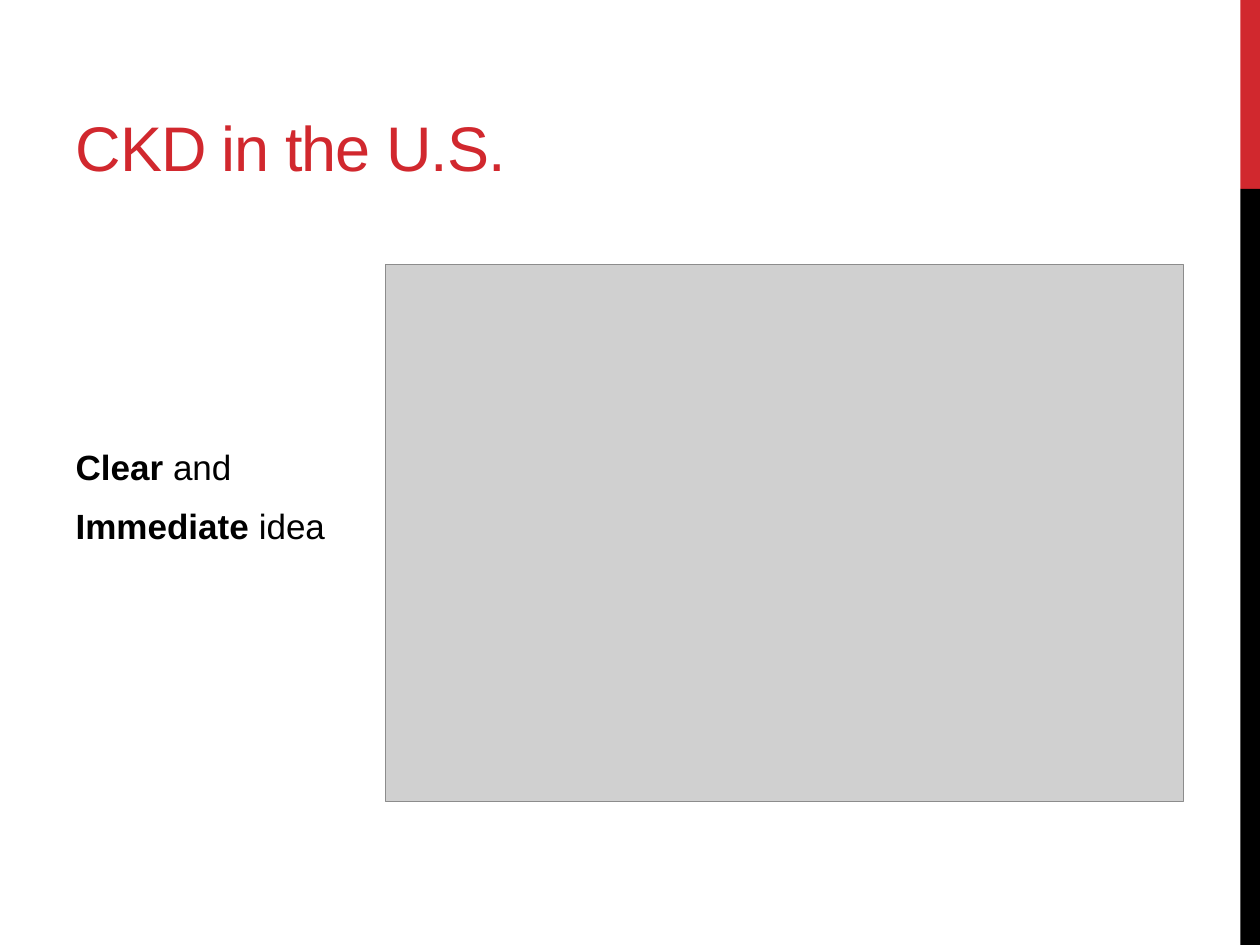
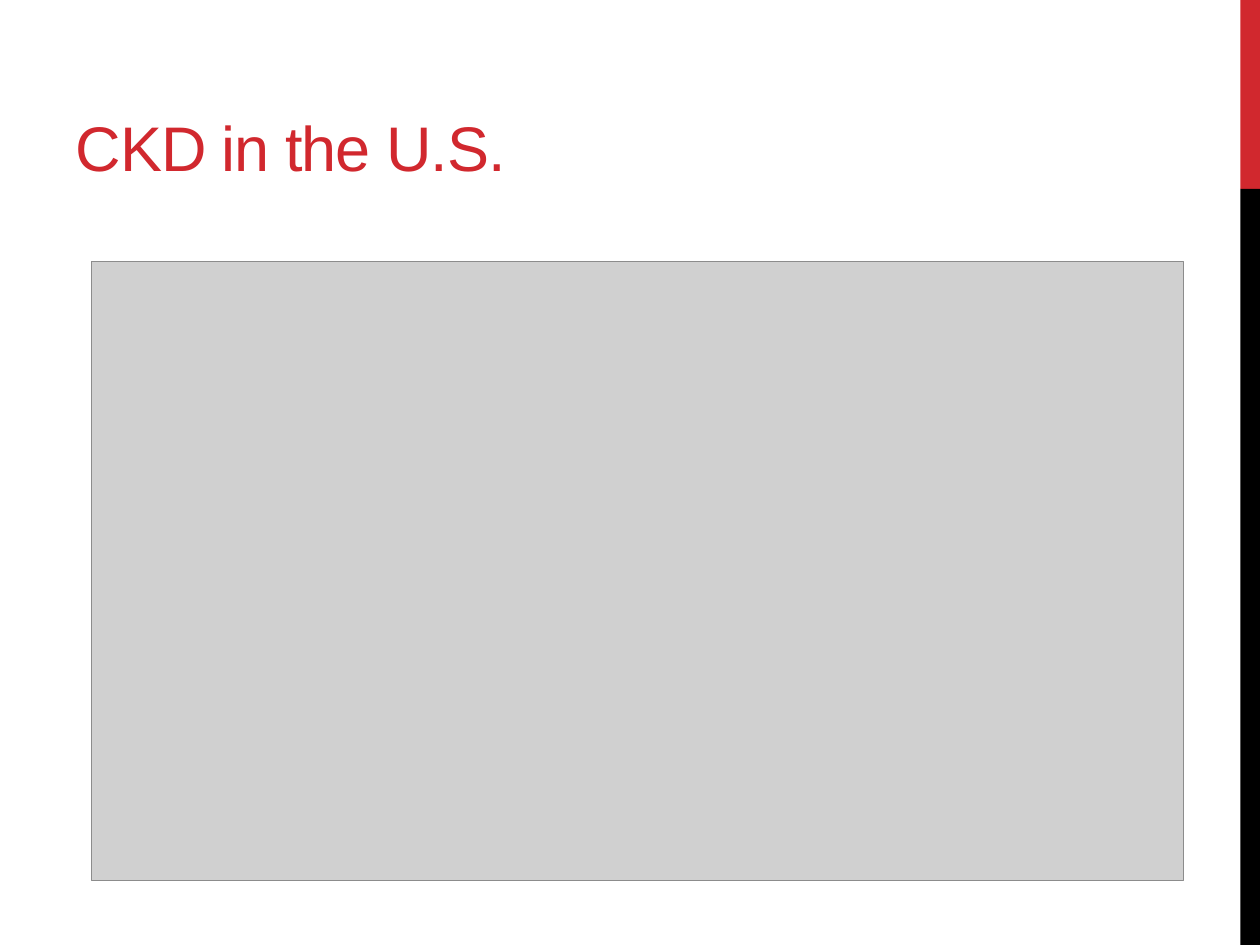
Before and after one commit to hertlen/bdsi16ehr, a slide deck: slide 3 of Final Powerpoint Slides.pptx. Drawn at 1260x945 pixels with LibreOffice and Linux fonts; fonts in the diff are those of the drawing; grey boxes stand for pictures. Boxes give left, top, right and bottom in pixels: in the first picture for what was removed or moved away, otherwise in the second. Text is boxed around its words. In the diff, an @@ line names an element or a change of style, - is before the commit and + after.

```diff
--- a/Final Powerpoint Slides.pptx
+++ b/Final Powerpoint Slides.pptx
@@ picture: place and size @@
-picture at (386, 265, 1183, 801)
+picture at (92, 261, 1184, 879)
@@ text removed at (76, 454, 325, 540) @@
-Clear and
-Immediate idea
```
Also in this commit, not shown: 1 other slide changed.
